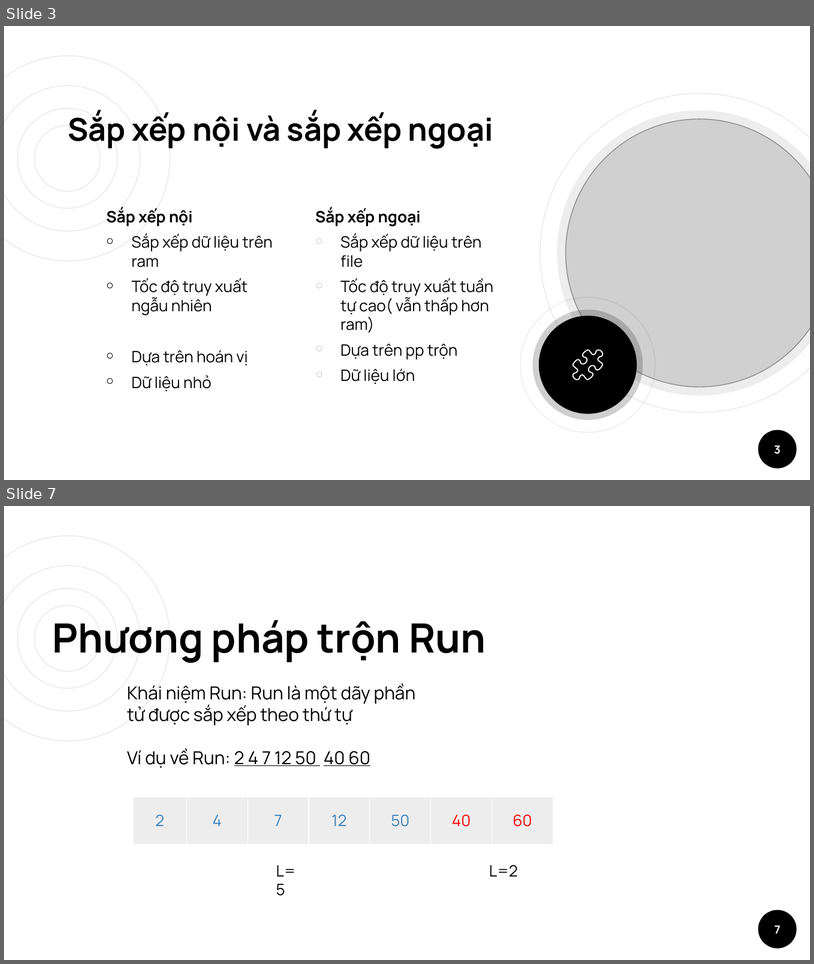
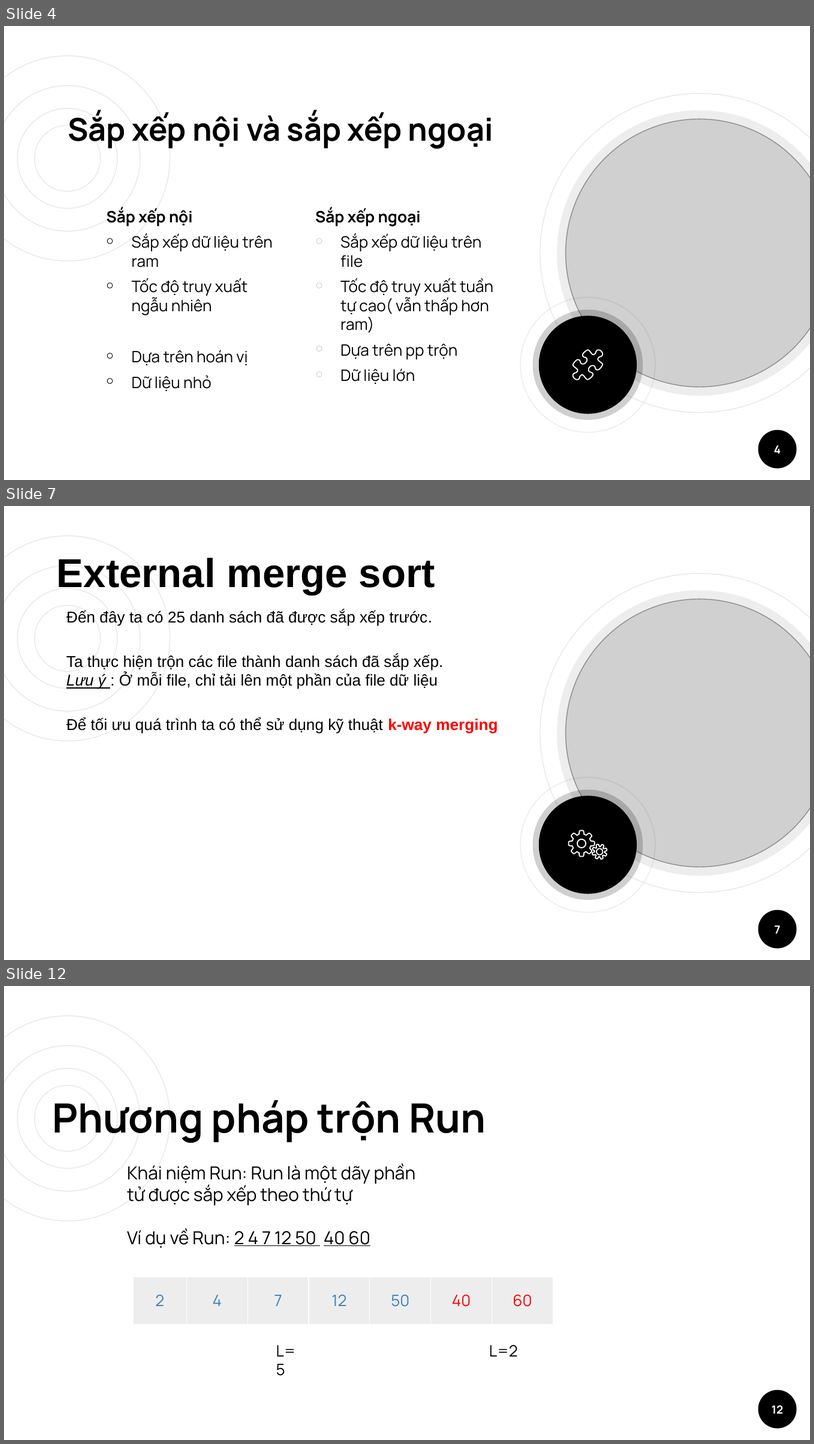
Before and after one commit to Nhatthanh1/CS523_N05, a slide deck: ExternalSort/ESshow.pptx. Shown one above the other, each under a label of ours: slides 3 and 7 before the commit, slides 4, 7 and 12 after it; the slides between them are not shown. The pictures are 814x964 and 814x1444 pixels, drawn with LibreOffice and Linux fonts; fonts in the diff are those of the drawing; grey boxes stand for pictures. Boxes give left, top, right and bottom in pixels: in the first picture for what was removed or moved away, otherwise in the second. Text is boxed around its words. In the diff, an @@ line names an element or a change of style, - is before the commit and + after.

```diff
--- a/ExternalSort/ESshow.pptx
+++ b/ExternalSort/ESshow.pptx
@@ slide 7 added at (x1=4, y1=506, x2=810, y2=960), background #FFFFFF; not listed: 7 template elements that a slide beside it also shows @@
@@ title added at (x1=57, y1=558, x2=435, y2=595), 36 pt, text #000000, bold @@
+External merge sort
@@ text added at (x1=66, y1=610, x2=433, y2=626), 14 pt, text #000000 @@
+Đến đây ta có 25 danh sách đã được sắp xếp trước.
@@ picture added at (x1=566, y1=599, x2=810, y2=867) @@
@@ text added at (x1=66, y1=654, x2=443, y2=689), 14 pt, text #000000 @@
+Ta thực hiện trộn các file thành danh sách đã sắp xếp.
+Lưu ý : Ở mỗi file, chỉ tải lên một phần của file dữ liệu
@@ text added at (x1=66, y1=717, x2=498, y2=733), 14 pt, text #000000 @@
+Để tối ưu quá trình ta có thể sử dụng kỹ thuật k-way merging
@@ donut added at (x1=520, y1=777, x2=656, y2=912), fill #000000 at 7% opacity @@
@@ ellipse added at (x1=533, y1=789, x2=644, y2=900), fill #000000 at 19% opacity @@
@@ ellipse added at (x1=539, y1=795, x2=638, y2=894), fill #000000 @@
@@ freeform shape added at (x1=569, y1=830, x2=595, y2=856), outline #FFFFFF 0.96 pt @@
@@ freeform shape added at (x1=593, y1=844, x2=607, y2=858), outline #FFFFFF 0.96 pt @@
@@ page number added at (x1=775, y1=925, x2=781, y2=933), 10 pt, text #FFFFFF, bold @@
+7
@@ what was slide 3 is now slide 4 @@
@@ page number at (x1=774, y1=445, x2=781, y2=453): text changed @@
-3
+4
@@ what was slide 7 is now slide 12 @@
@@ page number at (x1=772, y1=1405, x2=783, y2=1413): text changed @@
-7
+12
```
Also in this commit, not shown: 7 slides changed, 10 other slides added, 1 slide removed.
